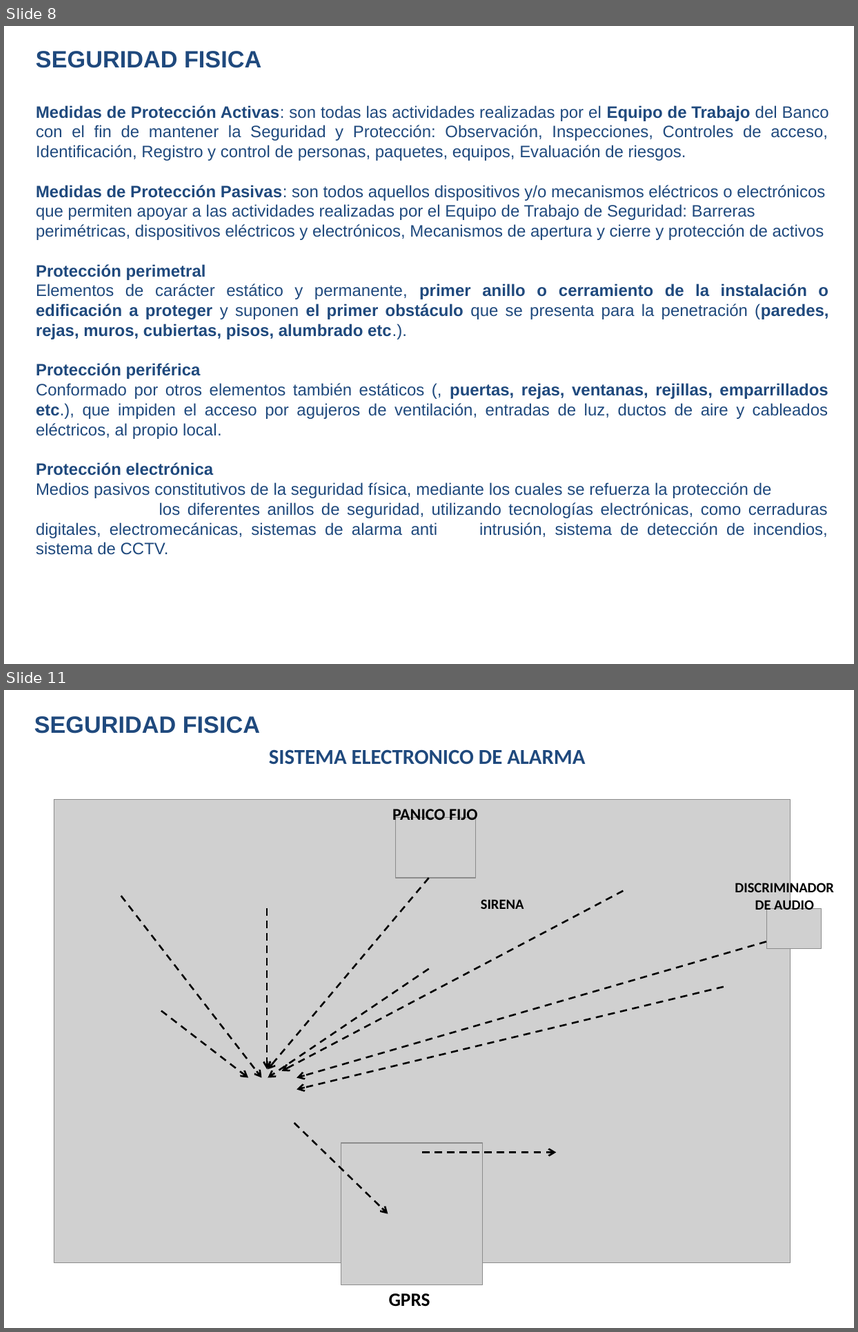
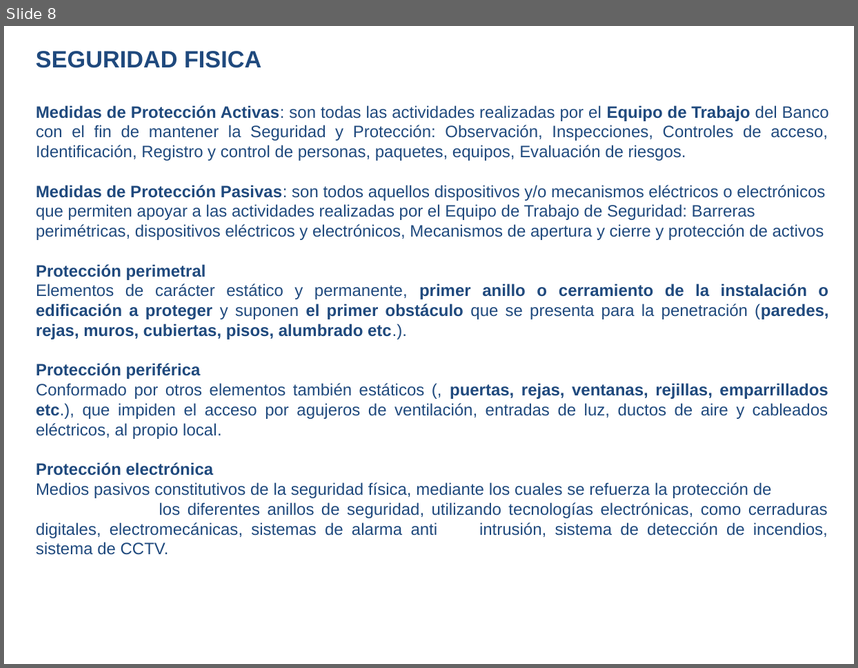
Before and after one commit to elberthAgreda/triviaApp, a slide deck: videoApp/src/assets/pdf/SEGURIDADBANCARIA/SEGURIDADBANCARIA.pptx. Shown one above the other, each under a label of ours: slides 8 and 11 before the commit, slide 8 after it; the slides between them are not shown. The pictures are 858x1332 and 858x668 pixels, drawn with LibreOffice and Linux fonts; fonts in the diff are those of the drawing; grey boxes stand for pictures; background and template pictures are left out. Boxes give left, top, right and bottom in pixels: in the first picture for what was removed or moved away, otherwise in the second. Text is boxed around its words. In the diff, an @@ line names an element or a change of style, - is before the commit and + after.

```diff
--- a/videoApp/src/assets/pdf/SEGURIDADBANCARIA/SEGURIDADBANCARIA.pptx
+++ b/videoApp/src/assets/pdf/SEGURIDADBANCARIA/SEGURIDADBANCARIA.pptx
@@ slide 11 removed at <box>4,690,854,1328</box>, background picture (left out) @@
@@ text removed at <box>34,716,260,733</box> @@
-SEGURIDAD FISICA
@@ text removed at <box>269,749,585,765</box> @@
-SISTEMA ELECTRONICO DE ALARMA
@@ picture removed at <box>54,800,791,1263</box> @@
@@ text removed at <box>392,809,478,825</box> @@
-PANICO FIJO
@@ picture removed at <box>396,818,476,878</box> @@
@@ arrow removed from (121, 896) to (261, 1078) @@
@@ arrow removed from (429, 878) to (268, 1069) @@
@@ arrow removed from (623, 891) to (282, 1071) @@
@@ text removed at <box>735,880,834,914</box> @@
-DISCRIMINADOR DE AUDIO
@@ arrow removed from (267, 909) to (267, 1069) @@
@@ text removed at <box>481,899,524,909</box> @@
-SIRENA
@@ picture removed at <box>767,909,822,949</box> @@
@@ arrow removed from (766, 942) to (297, 1078) @@
@@ arrow removed from (429, 969) to (268, 1078) @@
@@ arrow removed from (723, 987) to (297, 1089) @@
@@ arrow removed from (161, 1010) to (248, 1078) @@
@@ arrow removed from (294, 1123) to (388, 1214) @@
@@ picture removed at <box>341,1142,484,1284</box> @@
@@ arrow removed from (422, 1152) to (557, 1152) @@
@@ text removed at <box>389,1293,430,1306</box> @@
-GPRS
```
Also in this commit, not shown: 3 slides changed, 2 slides added, 6 other slides removed, 22 other files.
